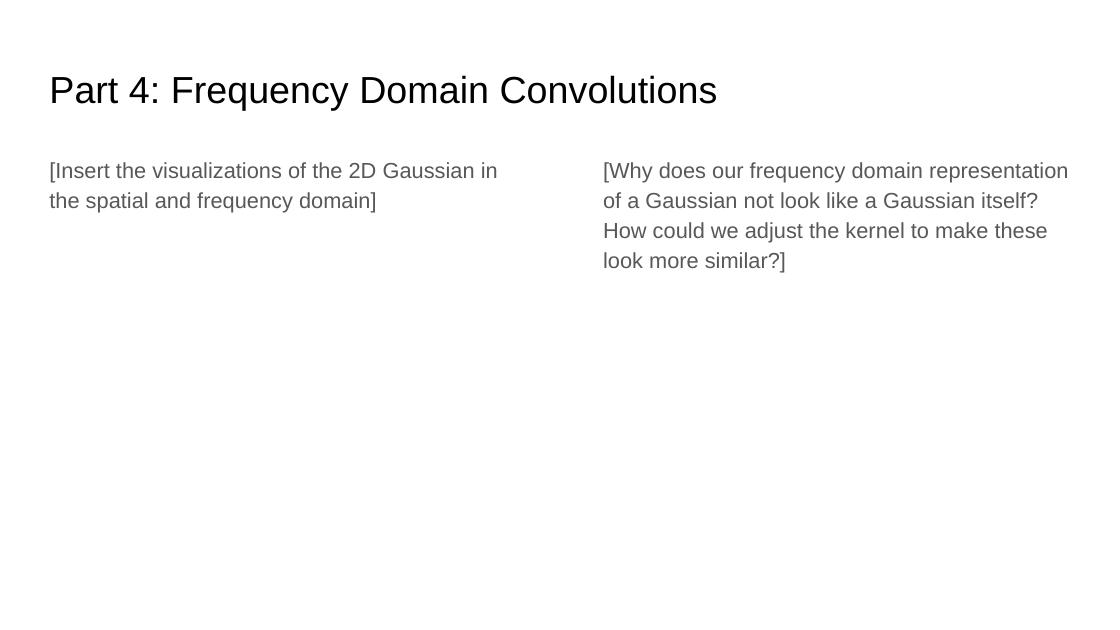
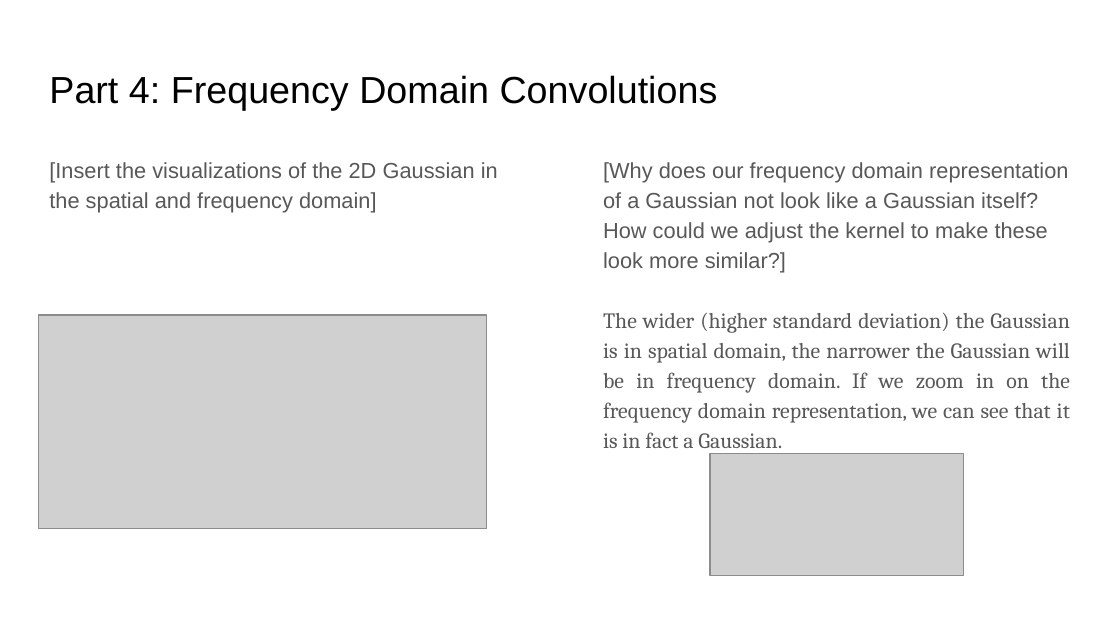
Before and after one commit to ShuvoNewaz/CS-6476-Projects-Fall2022, a slide deck: slide 16 of docs/report.pptx. Drawn at 1120x630 pixels with LibreOffice and Linux fonts; fonts in the diff are those of the drawing; grey boxes stand for pictures. Boxes give left, top, right and bottom in pixels: in the first picture for what was removed or moved away, otherwise in the second. Text is boxed around its words. In the diff, an @@ line names an element or a change of style, - is before the commit and + after.

```diff
--- a/docs/report.pptx
+++ b/docs/report.pptx
@@ picture added at (x1=38, y1=315, x2=486, y2=529) @@
@@ text at (x1=603, y1=313, x2=1070, y2=448): paragraph added @@
+The wider (higher standard deviation) the Gaussian is in spatial domain, the narrower the Gaussian will be in frequency domain. If we zoom in on the frequency domain representation, we can see that it is in fact a Gaussian.
@@ picture added at (x1=710, y1=454, x2=964, y2=576) @@
```
Also in this commit, not shown: 20 other slides changed, 17 other files.
